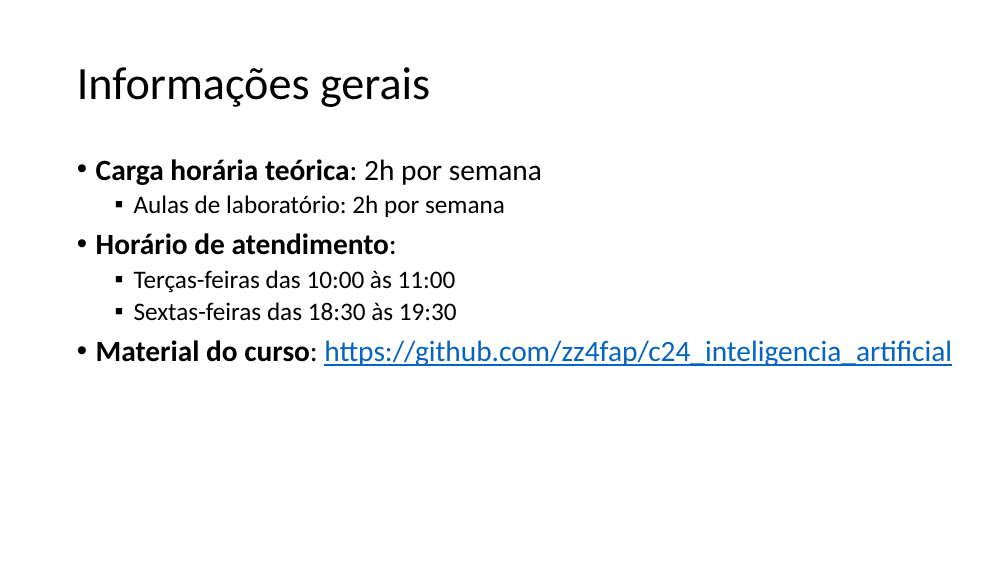
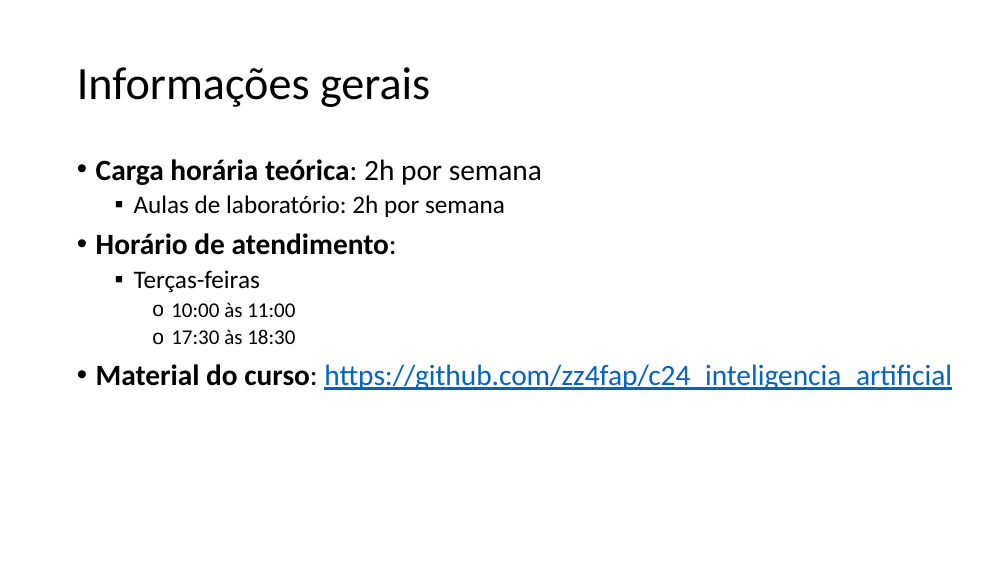
Before and after one commit to zz4fap/c24_inteligencia_artificial, a slide deck: slide 2 of slides/C24_Introdução.pptx. Drawn at 1008x567 pixels with LibreOffice and Linux fonts; fonts in the diff are those of the drawing. Boxes give left, top, right and bottom in pixels: in the first picture for what was removed or moved away, otherwise in the second. Text is boxed around its words. In the diff, an @@ line names an element or a change of style, - is before the commit and + after.

```diff
--- a/slides/C24_Introdução.pptx
+++ b/slides/C24_Introdução.pptx
@@ text at (134,270,295,344): text changed; size 24 to 20 pt @@
-  ▪ Terças-feiras das 10:00 às 11:00
-  ▪ Sextas-feiras das 18:30 às 19:30
+  ▪ Terças-feiras
+    o 10:00 às 11:00
+    o 17:30 às 18:30
```
Also in this commit, not shown: 3 other slides changed, 1 other file.
